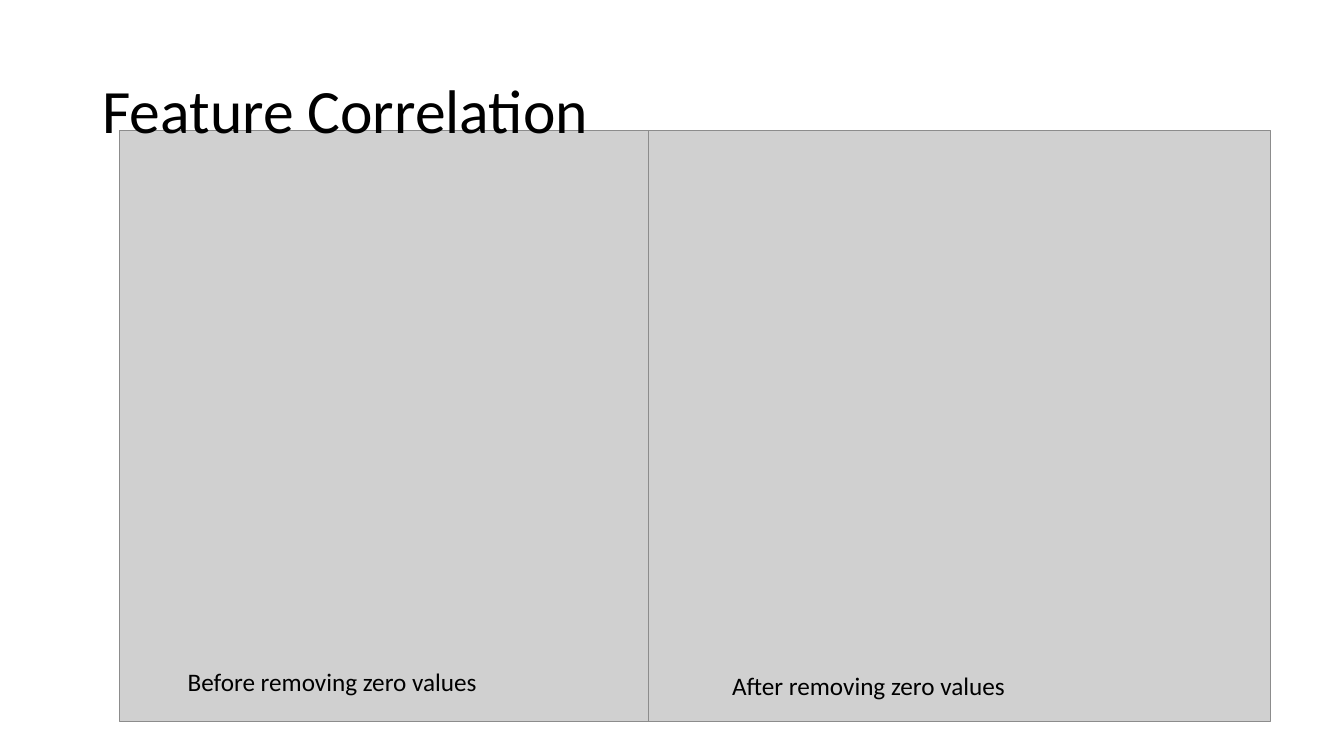
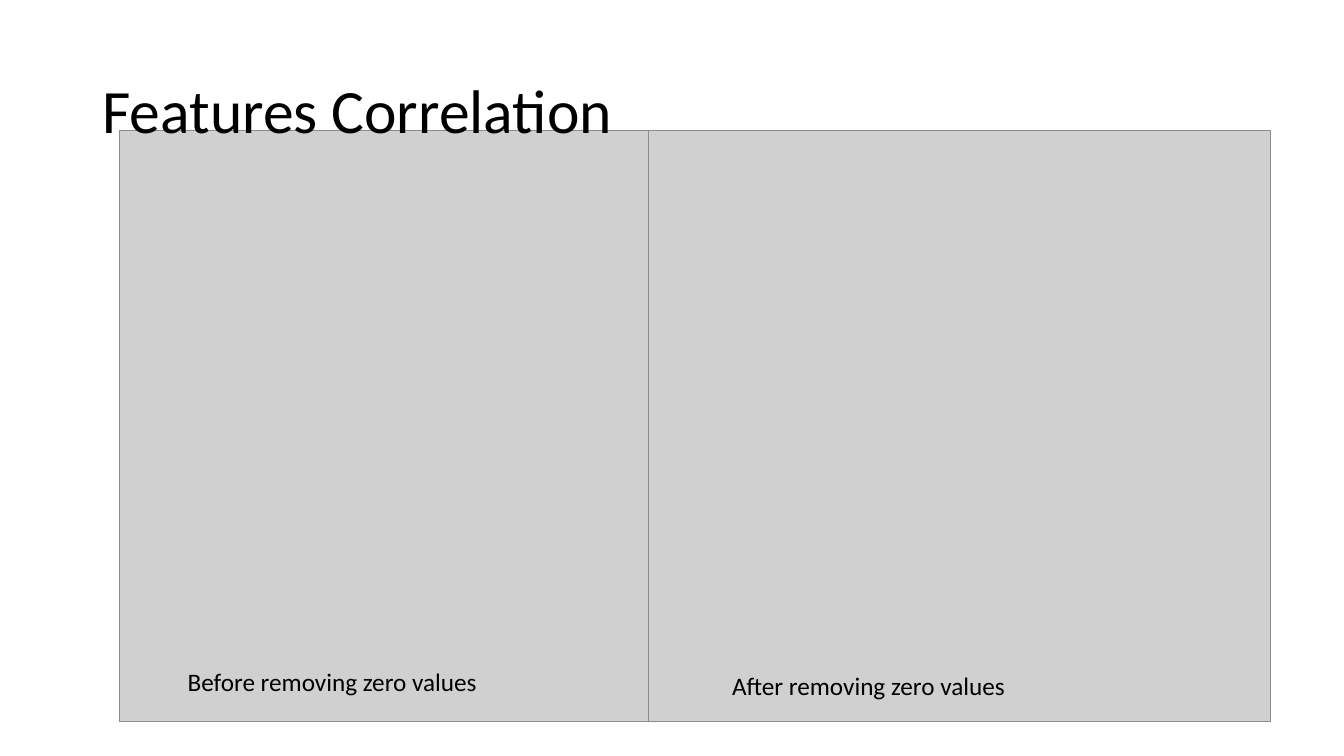
Before and after one commit to JNYH/diabetes_classifier, a slide deck: slide 7 of diabetes_classifier.pptx (slide 6 before the commit). Drawn at 1344x756 pixels with LibreOffice and Linux fonts; fonts in the diff are those of the drawing; grey boxes stand for pictures. Boxes give left, top, right and bottom in pixels: in the first picture for what was removed or moved away, otherwise in the second. Text is boxed around its words. In the diff, an @@ line names an element or a change of style, - is before the commit and + after.

```diff
--- a/diabetes_classifier.pptx
+++ b/diabetes_classifier.pptx
@@ title at [102, 90, 612, 148]: text changed @@
-Feature Correlation
+Features Correlation
```
Also in this commit, not shown: 1 slide added.
